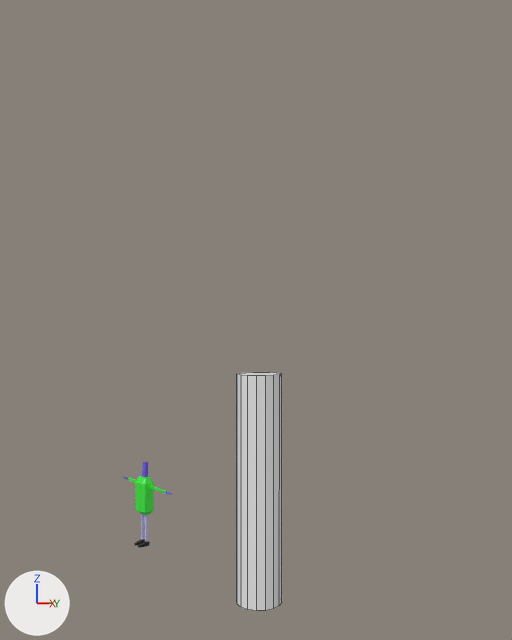
A saved change to the Blender file assets/models/foliage/tree_scatter_1.blend.
The view is the same before and after, from a camera (50 mm lens) standing at (9.7, -7.85, 5.0) and looking at (-0.81, 0.58, 4.94). Every picture has the same lights, and +X, +Y and +Z are marked at lower left. Mesh edges are drawn as thin lines on the coarser meshes.
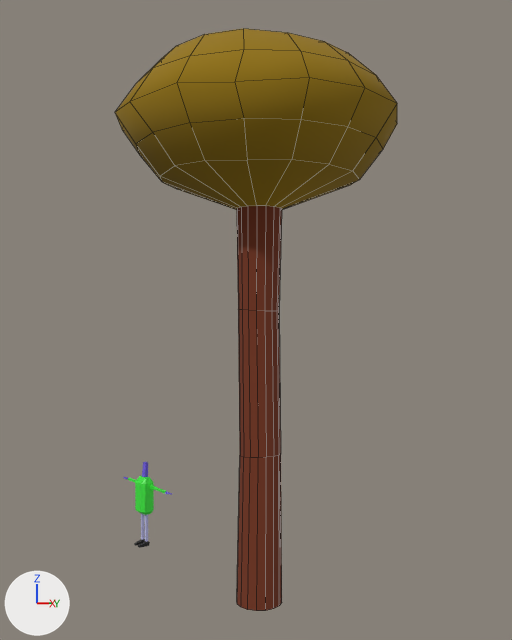
The change, as a list of edits to the scene's bpy script:
```text
Add mat_green:
    mat_green = principled_material('Green')
    mat_green.base_color = (0.301, 0.178, 0.000911)  # yellow #957503
    mat_green.roughness = 1.0
Add mat_brown:
    mat_brown = principled_material('Brown')
    mat_brown.base_color = (0.175, 0.0343, 0.0116)  # brown #74341c
    mat_brown.roughness = 1.0
Add me_cylinder_1:
    me_cylinder_1.from_pydata(...)  # 145 vertices, 145 faces; spans x -2.49..2.49, y -2.49..2.49, z 0.0..9.82
    # faces by material slot: [49, 96]
    me_cylinder_1.materials.append(mat_brown)  # brown #74341c
    me_cylinder_1.materials.append(mat_green)  # yellow #957503
Remove ob_cylinder:
    ob_cylinder = bpy.data.objects.new('Cylinder', me_cylinder)
    ob_cylinder.location = (0.0, 0.0, 0.0)
Add ob_tree:
    ob_tree = bpy.data.objects.new('Tree', me_cylinder_1)
    ob_tree.location = (0.0, 0.0, 0.0)
```

Boxes [x1, y1, x2, y2] around the edits, measured in the pictures (512 x 640 px):
'Tree', added: after [115, 29, 397, 611]
    faces in mat_green (yellow #957503): [115, 29, 397, 210]
    faces in mat_brown (brown #74341c): [237, 206, 282, 611]
'Cylinder', deleted: before [237, 372, 282, 611]
